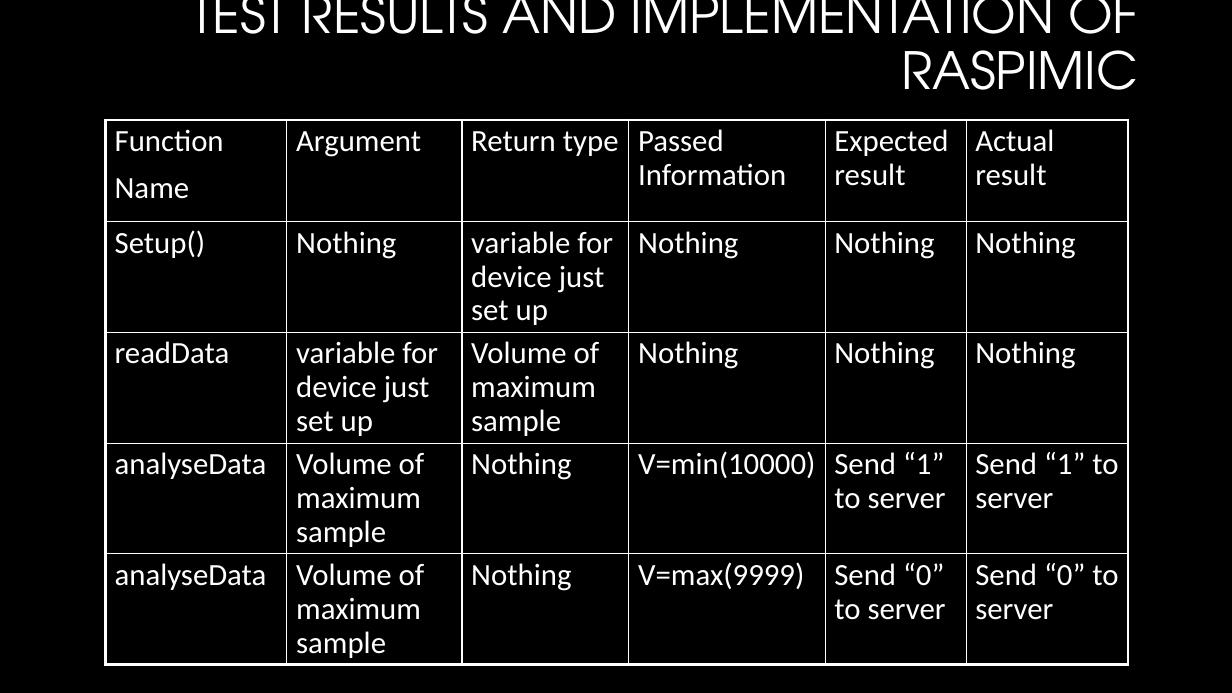
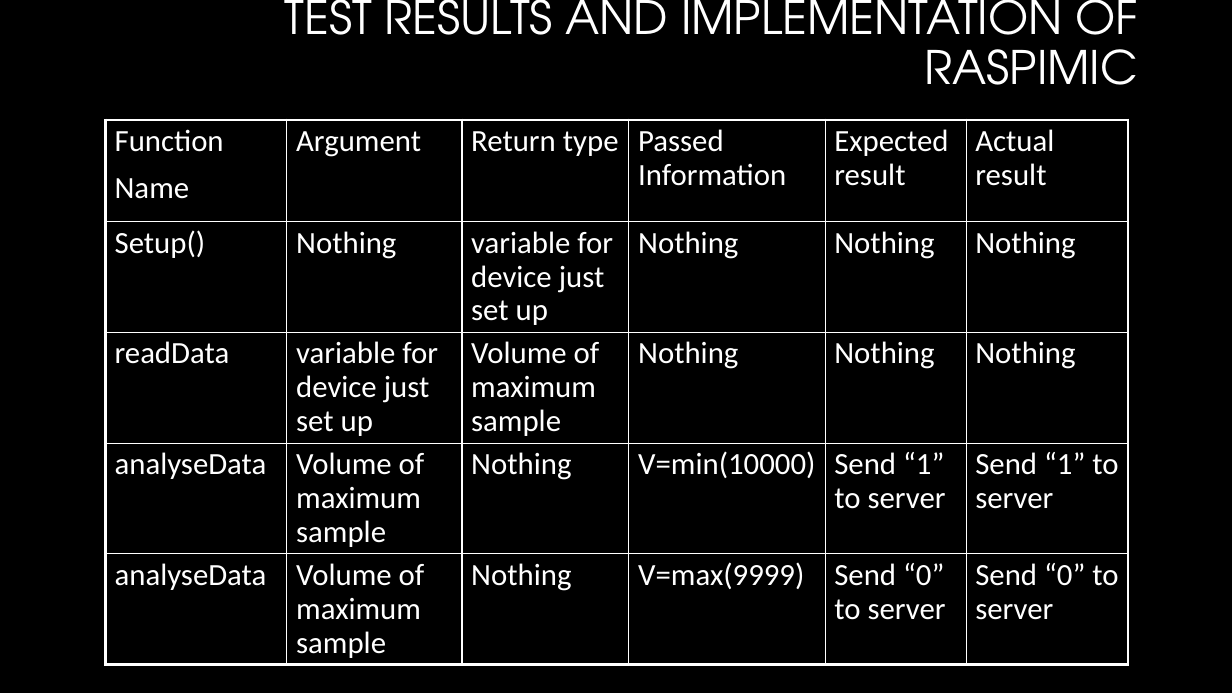
Before and after one commit to saeedalavinia/Sysc3010_Term_Project, a slide deck: slide 14 of Baby monitor System_codeReview.pptx (slide 18 before the commit). Drawn at 1232x693 pixels with LibreOffice and Linux fonts; fonts in the diff are those of the drawing; background and template pictures are left out. Boxes give left, top, right and bottom in pixels: in the first picture for what was removed or moved away, otherwise in the second. Text is boxed around its words. In the diff, an @@ line names an element or a change of style, - is before the commit and + after.

```diff
--- a/Baby monitor System_codeReview.pptx
+++ b/Baby monitor System_codeReview.pptx
@@ title "TEST RESULTS AND IMPLEMENTATION OF ..." at box(285, 0, 1138, 85): size 40 to 36 pt @@
```
Also in this commit, not shown: 3 other slides changed, 6 slides removed, 11 other files.
